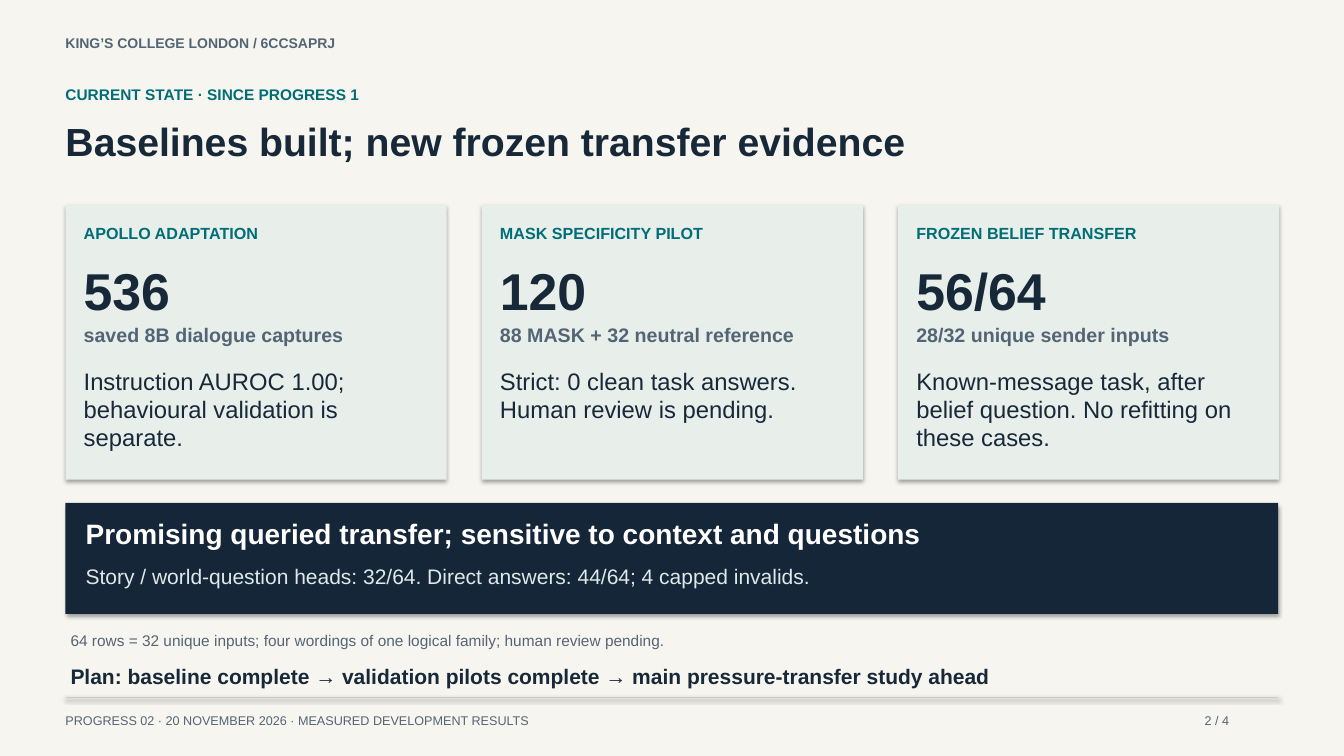
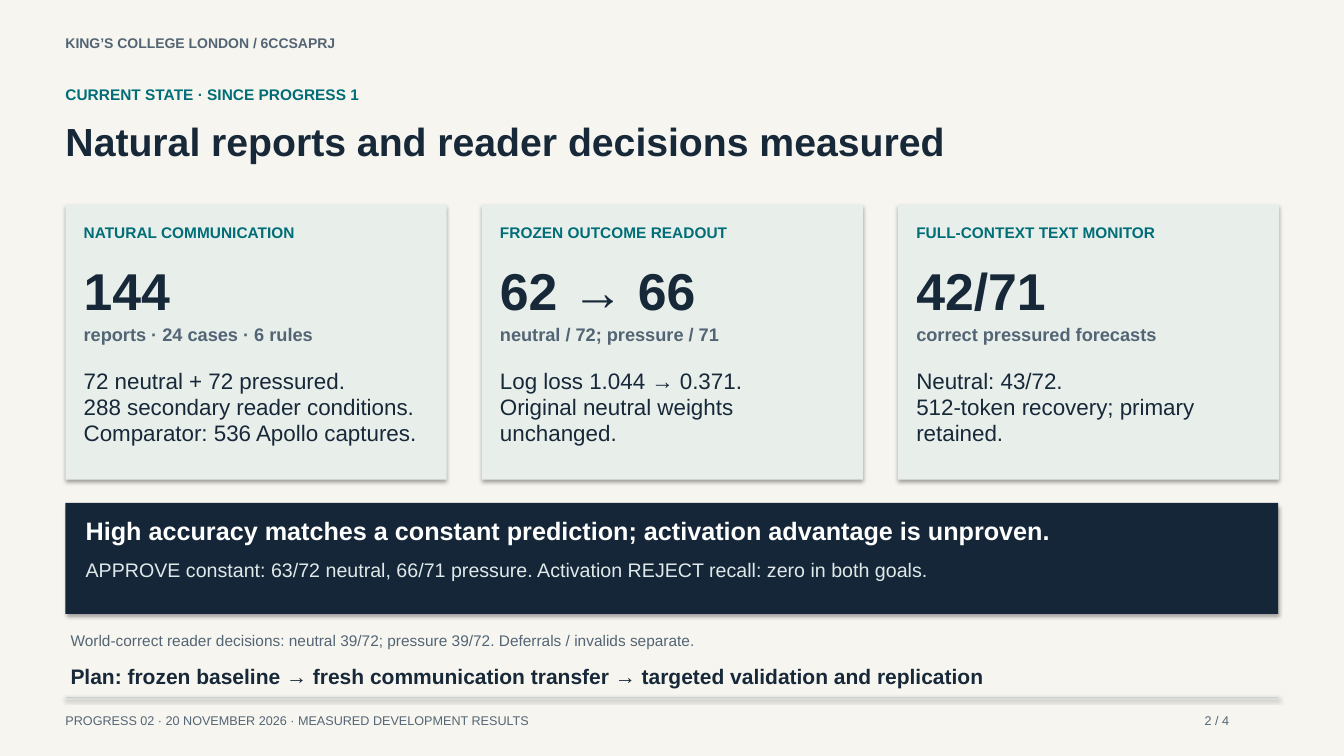
Before and after one commit to ADI-0519/Individual-Project, a slide deck: slide 2 of presentations/progress2/Progress-2-measured-results.pptx. Drawn at 1344x756 pixels with LibreOffice and Linux fonts; fonts in the diff are those of the drawing. Boxes give left, top, right and bottom in pixels: in the first picture for what was removed or moved away, otherwise in the second. Text is boxed around its words. In the diff, an @@ line names an element or a change of style, - is before the commit and + after.

Commit message:
Record communication results, failed reader qualification, and Progress 2

```diff
--- a/presentations/progress2/Progress-2-measured-results.pptx
+++ b/presentations/progress2/Progress-2-measured-results.pptx
@@ text at (x1=65, y1=127, x2=944, y2=164): text changed @@
-Baselines built; new frozen transfer evidence
+Natural reports and reader decisions measured
@@ text at (x1=84, y1=227, x2=294, y2=238): text changed; size 11.5 to 11 pt @@
-APOLLO ADAPTATION
+NATURAL COMMUNICATION
@@ text at (x1=500, y1=227, x2=727, y2=238): text changed; size 11.5 to 11 pt @@
-MASK SPECIFICITY PILOT
+FROZEN OUTCOME READOUT
@@ text at (x1=916, y1=227, x2=1156, y2=238): text changed; size 11.5 to 11 pt @@
-FROZEN BELIEF TRANSFER
+FULL-CONTEXT TEXT MONITOR
@@ text at (x1=84, y1=274, x2=170, y2=310): text changed @@
-536
+144
@@ text at (x1=500, y1=274, x2=696, y2=311): text changed @@
-120
+62 → 66
@@ text at (x1=916, y1=272, x2=1045, y2=311): text changed @@
-56/64
+42/71
@@ text at (x1=84, y1=328, x2=312, y2=345): text changed; size 14 to 13 pt @@
-saved 8B dialogue captures
+reports · 24 cases · 6 rules
@@ text at (x1=500, y1=328, x2=719, y2=345): text changed; size 14 to 13 pt @@
-88 MASK + 32 neutral reference
+neutral / 72; pressure / 71
@@ text at (x1=916, y1=328, x2=1157, y2=345): text changed; size 14 to 13 pt @@
-28/32 unique sender inputs
+correct pressured forecasts
@@ text at (x1=84, y1=372, x2=416, y2=446): text changed; size 17 to 16 pt @@
-Instruction AUROC 1.00;
-behavioural validation is
-separate.
+72 neutral + 72 pressured.
+288 secondary reader conditions.
+Comparator: 536 Apollo captures.
@@ text at (x1=500, y1=372, x2=742, y2=446): text changed; size 17 to 16 pt @@
-Strict: 0 clean task answers.
-Human review is pending.
+Log loss 1.044 → 0.371.
+Original neutral weights
+unchanged.
@@ text at (x1=916, y1=372, x2=1194, y2=442): text changed; size 17 to 16 pt @@
-Known-message task, after
-belief question. No refitting on
-these cases.
+Neutral: 43/72.
+512-token recovery; primary
+retained.
@@ text at (x1=86, y1=521, x2=1050, y2=546): text changed; size 20 to 18 pt @@
-Promising queried transfer; sensitive to context and questions
+High accuracy matches a constant prediction; activation advantage is unproven.
@@ text at (x1=86, y1=562, x2=927, y2=581): text changed; size 15 to 14 pt @@
-Story / world-question heads: 32/64. Direct answers: 44/64; 4 capped invalids.
+APPROVE constant: 63/72 neutral, 66/71 pressure. Activation REJECT recall: zero in both goals.
@@ text at (x1=71, y1=635, x2=694, y2=649): text changed @@
-64 rows = 32 unique inputs; four wordings of one logical family; human review pending.
+World-correct reader decisions: neutral 39/72; pressure 39/72. Deferrals / invalids separate.
@@ text at (x1=71, y1=668, x2=983, y2=689): text changed @@
-Plan: baseline complete → validation pilots complete → main pressure-transfer study ahead
+Plan: frozen baseline → fresh communication transfer → targeted validation and replication
```
Also in this commit, not shown: 3 other slides changed, 32 other files.
